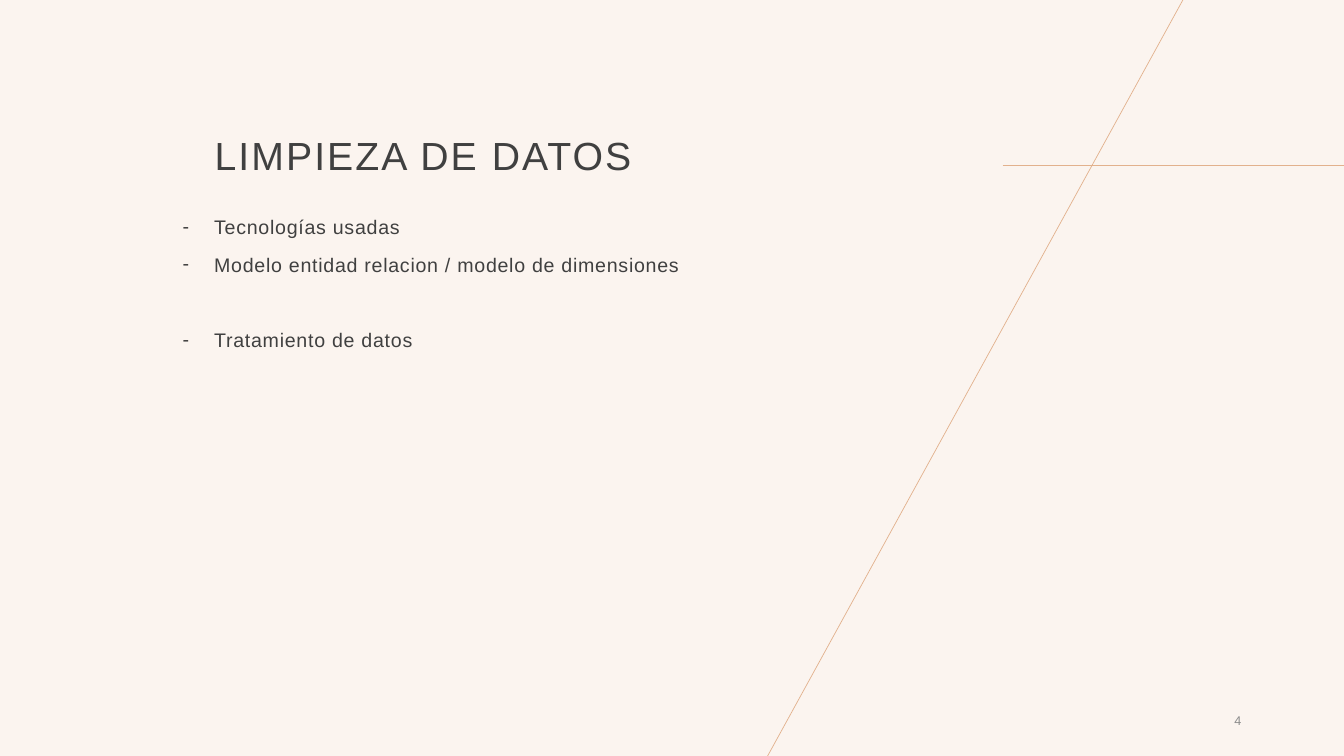
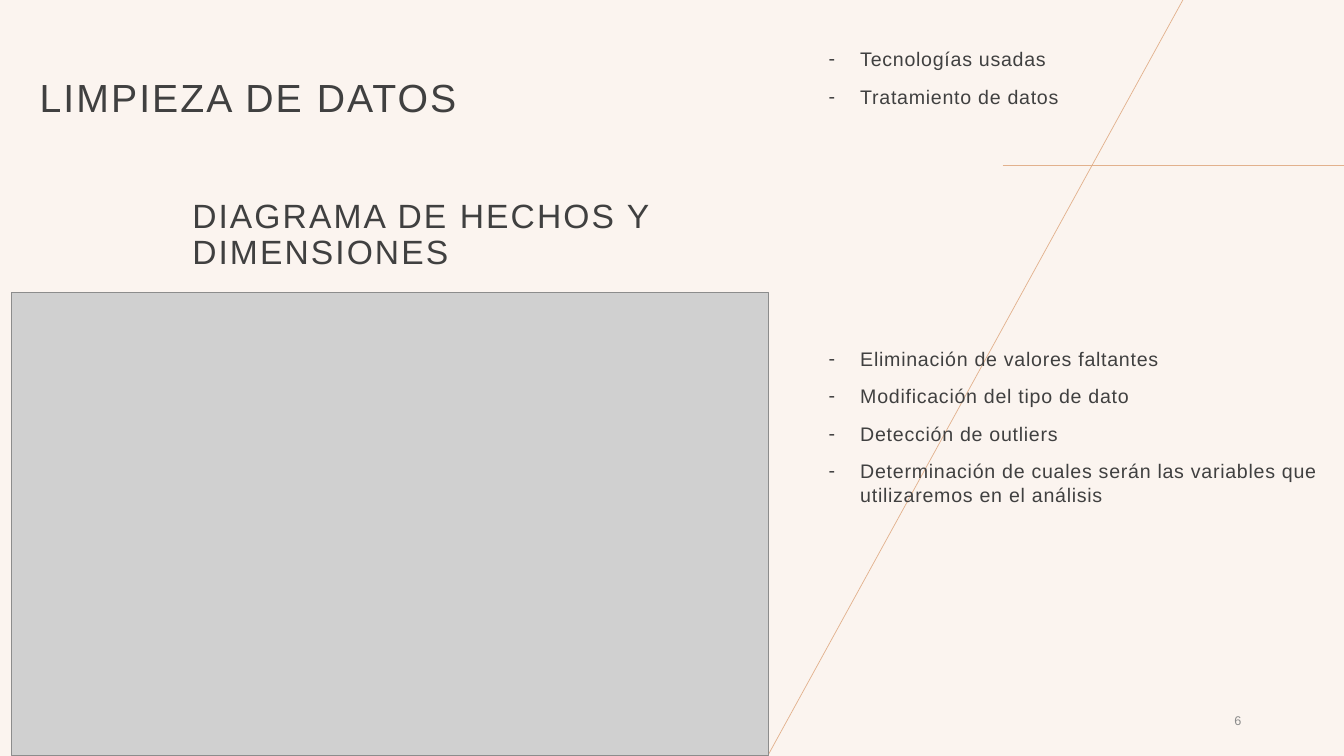
Before and after one commit to AlbertoLandinWork/PG-Olist-grupo12, a slide deck: slide 6 of presentaciones/Presentacion_Semana4.pptx (slide 4 before the commit). Drawn at 1344x756 pixels with LibreOffice and Linux fonts; fonts in the diff are those of the drawing; grey boxes stand for pictures. Boxes give left, top, right and bottom in pixels: in the first picture for what was removed or moved away, otherwise in the second. Text is boxed around its words. In the diff, an @@ line names an element or a change of style, - is before the commit and + after.

```diff
--- a/presentaciones/Presentacion_Semana4.pptx
+++ b/presentaciones/Presentacion_Semana4.pptx
@@ title "LIMPIEZA DE DATOS" moved from (x1=215, y1=142, x2=632, y2=171) to (x1=40, y1=84, x2=457, y2=113) @@
@@ text "Tecnologías usadas" moved from (x1=214, y1=219, x2=678, y2=347) to (x1=860, y1=51, x2=1059, y2=104) @@
@@ text added at (x1=192, y1=204, x2=649, y2=265), 24 pt, text #404040 @@
+DIAGRAMA DE HECHOS Y DIMENSIONES
@@ text at (x1=214, y1=257, x2=678, y2=272): paragraph removed @@
-– Modelo entidad relacion / modelo de dimensiones
@@ picture added at (x1=12, y1=292, x2=769, y2=756) @@
@@ text added at (x1=860, y1=350, x2=1316, y2=507), 14 pt, text #404040 @@
+– Eliminación de valores faltantes
+– Modificación del tipo de dato
+– Detección de outliers
+– Determinación de cuales serán las variables que utilizaremos en el análisis
@@ page number at (x1=1234, y1=716, x2=1241, y2=725): text changed @@
-4
+6
```
Also in this commit, not shown: 6 other slides changed, 3 slides added, 1 slide removed.
